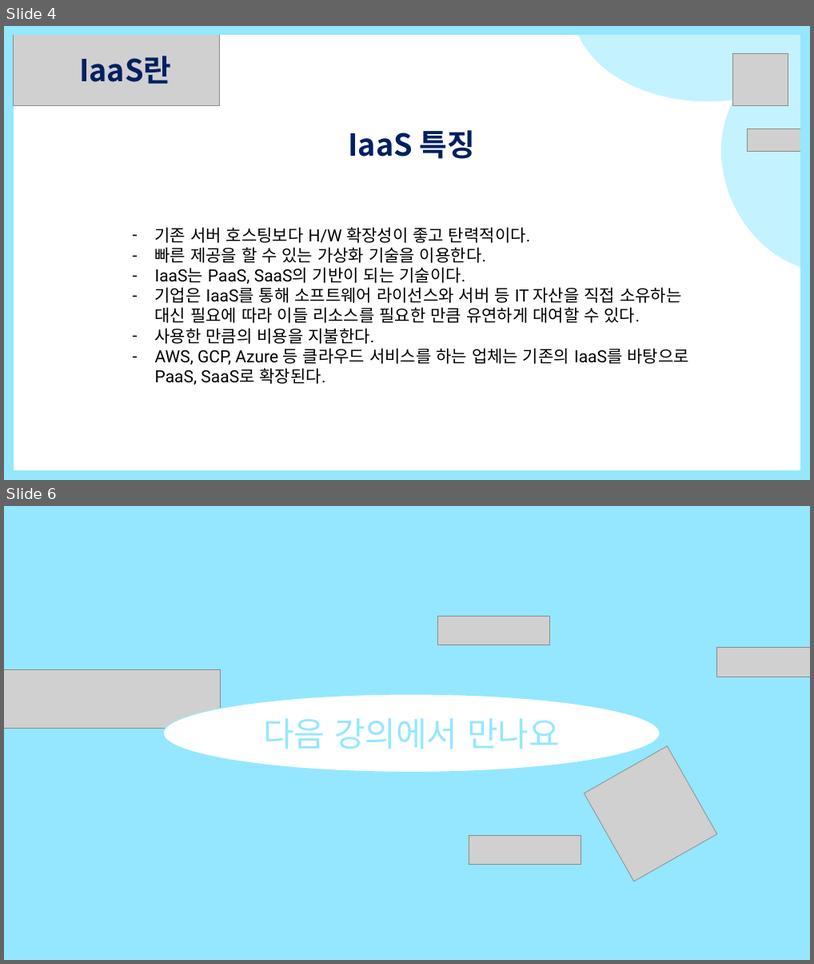
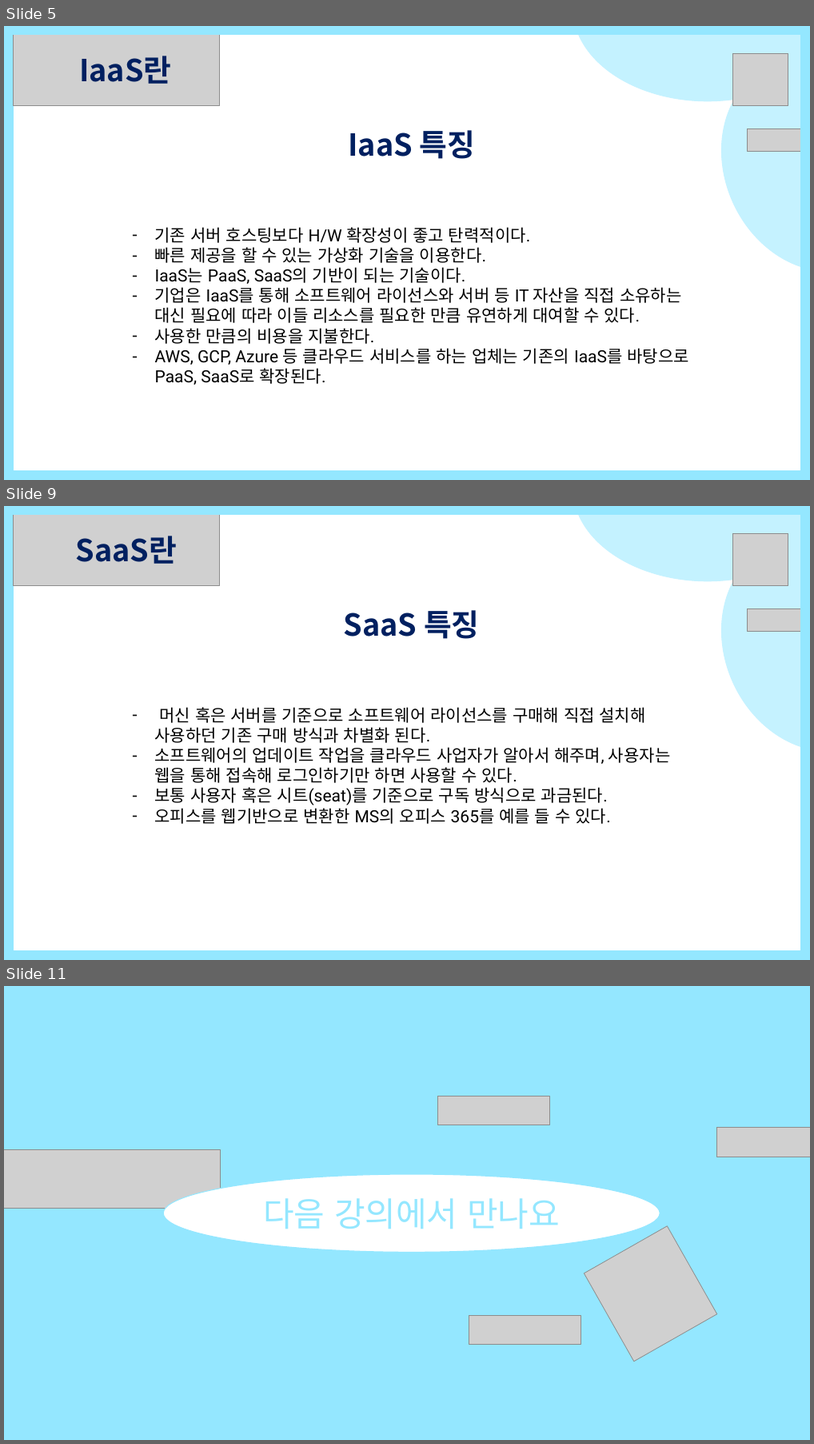
Before and after one commit to yoounseules/Cloud-Arrangement-of-terms, a slide deck: 쉽게배우는 클라우드 용어정리1.pptx. Shown one above the other, each under a label of ours: slides 4 and 6 before the commit, slides 5, 9 and 11 after it; the slides between them are not shown. The pictures are 814x964 and 814x1444 pixels, drawn with LibreOffice and Linux fonts; fonts in the diff are those of the drawing; grey boxes stand for pictures. Boxes give left, top, right and bottom in pixels: in the first picture for what was removed or moved away, otherwise in the second. Text is boxed around its words. In the diff, an @@ line names an element or a change of style, - is before the commit and + after.

```diff
--- a/쉽게배우는 클라우드 용어정리1.pptx
+++ b/쉽게배우는 클라우드 용어정리1.pptx
@@ slide 9 added at (x1=4, y1=506, x2=810, y2=960), background #FFFFFF @@
@@ rectangle added at (x1=4, y1=506, x2=810, y2=960), fill #94E7FF, outline #90E7FF 1 pt @@
@@ rectangle added at (x1=4, y1=506, x2=810, y2=514), fill #94E7FF, outline #94E7FF 1 pt @@
@@ rectangle added at (x1=13, y1=515, x2=810, y2=951), fill #FFFFFF, outline #94E7FF 1 pt @@
@@ picture added at (x1=13, y1=506, x2=220, y2=585) @@
@@ ellipse added at (x1=574, y1=506, x2=810, y2=581), fill #C4F2FF, outline #C5F2FF 1 pt @@
@@ ellipse added at (x1=688, y1=508, x2=810, y2=782), fill #C5F2FF, outline #C5F2FF 1 pt @@
@@ rectangle added at (x1=802, y1=506, x2=810, y2=960), fill #94E7FF, outline #94E7FF 1 pt @@
@@ text added at (x1=76, y1=536, x2=178, y2=564), 36 pt, text #002060, bold @@
+SaaS란
@@ picture added at (x1=734, y1=534, x2=788, y2=586) @@
@@ text added at (x1=344, y1=610, x2=480, y2=639), 36 pt, text #002060, bold @@
+SaaS 특징
@@ picture added at (x1=747, y1=609, x2=810, y2=632) @@
@@ text added at (x1=155, y1=707, x2=670, y2=824), 20 pt, text #000000 @@
+– 머신 혹은 서버를 기준으로 소프트웨어 라이선스를 구매해 직접 설치해 사용하던 기존 구매 방식과 차별화 된다.
+– 소프트웨어의 업데이트 작업을 클라우드 사업자가 알아서 해주며, 사용자는 웹을 통해 접속해 로그인하기만 하면 사용할 수 있다.
+– 보통 사용자 혹은 시트(seat)를 기준으로 구독 방식으로 과금된다.
+– 오피스를 웹기반으로 변환한 MS의 오피스 365를 예를 들 수 있다.
@@ rectangle added at (x1=4, y1=952, x2=810, y2=960), fill #94E7FF, outline #94E7FF 1 pt @@
@@ what was slide 4 is now slide 5 @@
@@ what was slide 6 is now slide 11 @@
```
Also in this commit, not shown: 1 slide changed, 4 other slides added.
